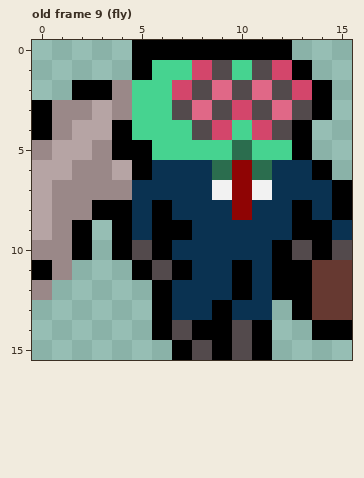
Pixel-art file, stored at Player/Fliege.aseprite. This is how it looked before the edit.
16x16 pixels, 9 frames. Shown: old frame 9 (fly).
The same view after the edit:
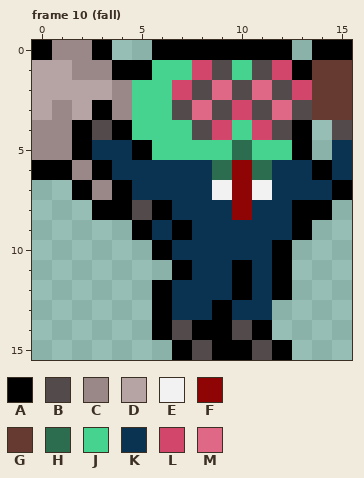
Palette (. is transparent): A #000000  B #534a4c  C #9a8888  D #b6a4a4  E #f2f2f2  F #8f0404  G #663931  H #2b6d4e  J #46d390  K #0a3251  L #d3466b  M #e06887
A new or re-ordered frame is compared with the old frame closest to it.
Difference:
frames 9 -> 10
Frame 10 (fall) is new; against old frame 9 (fly):
The edit adds colour A in row 0 at x 0, 3 and 14 to 15; in row 1 at x 4; in row 15 at x 12.
Colour B gives way to colour A in row 15 at x 10.
Colour C gives way to colour A in row 6 at x 3; in row 7 at x 2 and 4.
Colour D gives way to colour A in row 3 at x 3; in rows 4 to 5 at x 2; in row 6 at x 0 to 1.
Colour K gives way to colour A in row 8 at x 14; in row 9 at x 5.
The edit adds colour B in row 4 at x 15.
Colour A gives way to colour B in row 15 at x 11.
Colour D gives way to colour B in row 4 at x 3.
Colour K gives way to colour B in row 8 at x 5.
The edit adds colour C in row 0 at x 1 to 2; in row 1 at x 2 to 3.
Colour A gives way to colour C in row 4 at x 0.
Colour D gives way to colour C in row 5 at x 1.
The edit adds colour D in rows 1 to 2 at x 0 to 1.
Colour A gives way to colour D in row 2 at x 2 to 3; in row 3 at x 0.
Colour C gives way to colour D in row 3 at x 2.
The edit adds colour G in row 1 at x 14 to 15; in rows 2 to 3 at x 15.
Colour A gives way to colour G in rows 2 to 3 at x 14.
The edit adds colour K in rows 5 to 6 at x 15.
Colour A gives way to colour K in row 5 at x 4; in row 6 at x 5; in row 9 at x 6.
Colour C gives way to colour K in row 5 at x 3.
Colour D gives way to colour K in row 6 at x 4.
Colour A is removed in row 0 at x 5; in row 8 at x 15; in rows 9 to 10 at x 2, 4 and 14; in row 11 at x 0, 5 and 13; in rows 12 to 13 at x 13; in row 14 at x 14 to 15.
Colour B is removed in row 10 at x 5, 13 and 15; in row 11 at x 6.
Colour C is removed in row 7 at x 1; in row 8 at x 1 to 2; in row 9 at x 1; in row 10 at x 0 to 1; in row 11 at x 1; in row 12 at x 0.
Colour D is removed in rows 7 to 9 at x 0.
Colour G is removed in rows 11 to 13 at x 14 to 15.
Colour K is removed in row 9 at x 15.
